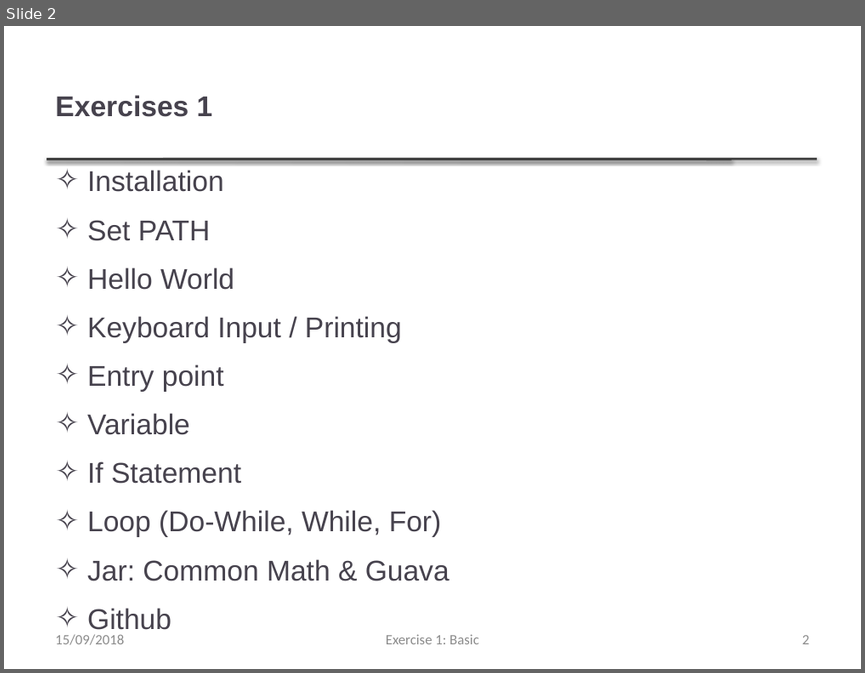
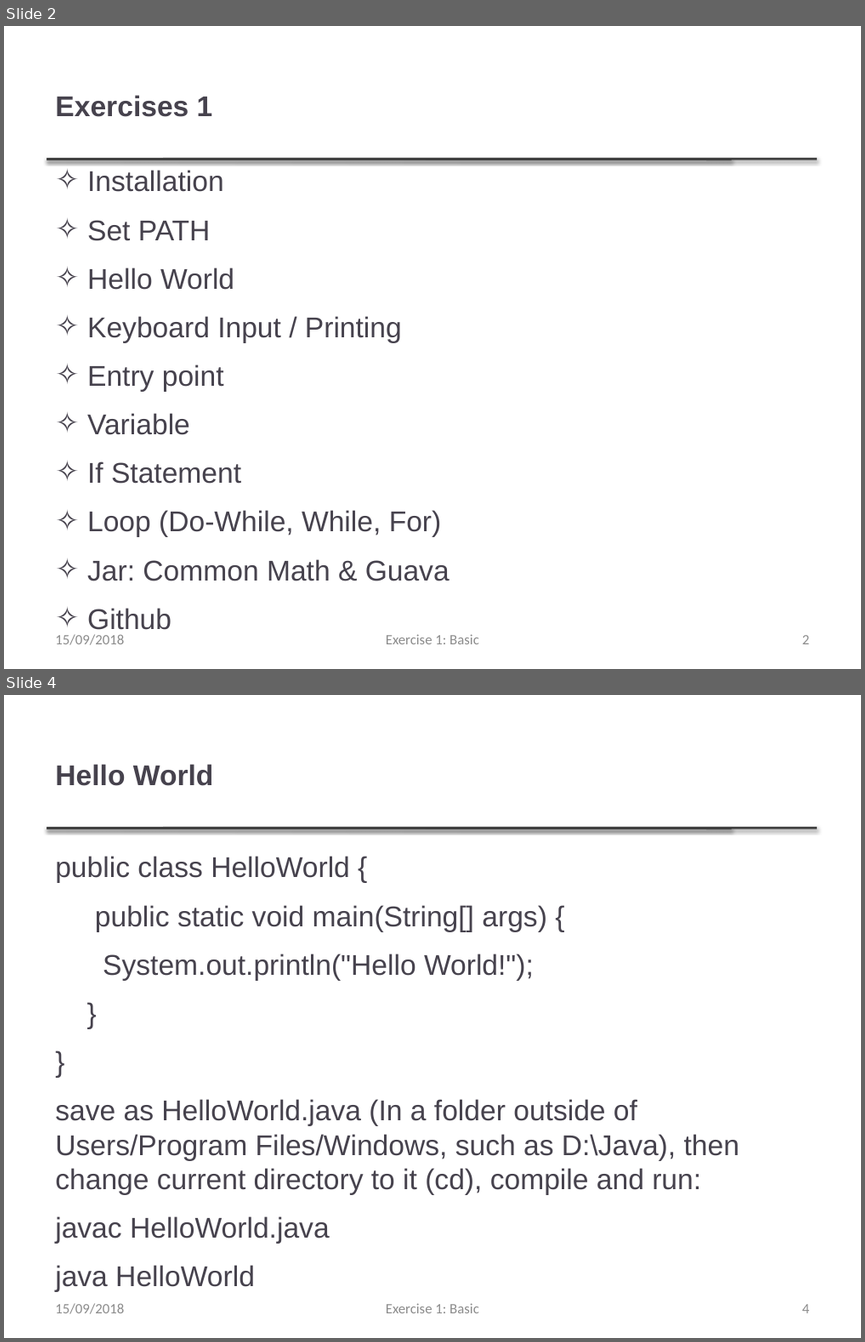
Before and after one commit to thanqminh/thanqminh.github.io, a slide deck: courses/oopjava/practice1.pptx. Shown one above the other, each under a label of ours: slide 2 before the commit, slides 2 and 4 after it; the slides between them are not shown. The pictures are 865x673 and 865x1342 pixels, drawn with LibreOffice and Linux fonts; fonts in the diff are those of the drawing. Boxes give left, top, right and bottom in pixels: in the first picture for what was removed or moved away, otherwise in the second. Text is boxed around its words. In the diff, an @@ line names an element or a change of style, - is before the commit and + after.

```diff
--- a/courses/oopjava/practice1.pptx
+++ b/courses/oopjava/practice1.pptx
@@ slide 4 added at [4,695,861,1338], background #FFFFFF; not listed: 2 template elements that a slide beside it also shows @@
@@ title added at [55,764,214,786], 24 pt, text #46424D, bold @@
+Hello World
@@ text added at [55,856,739,1243], 24 pt, text #46424D @@
+public class HelloWorld {
+public static void main(String[] args) {
+System.out.println("Hello World!");
+}
+}
+save as HelloWorld.java (In a folder outside of Users/Program Files/Windows, such as D:\Java), then change current directory to it (cd), compile and run:
+javac HelloWorld.java
+java HelloWorld
@@ text added at [55,1303,124,1314], 12 pt, text #8C8C8C @@
+15/09/2018
@@ text added at [386,1303,479,1313], 12 pt, text #8C8C8C @@
+Exercise 1: Basic
@@ page number added at [802,1304,809,1313], 12 pt, text #8C8C8C @@
+4
```
Also in this commit, not shown: 7 other slides added.
